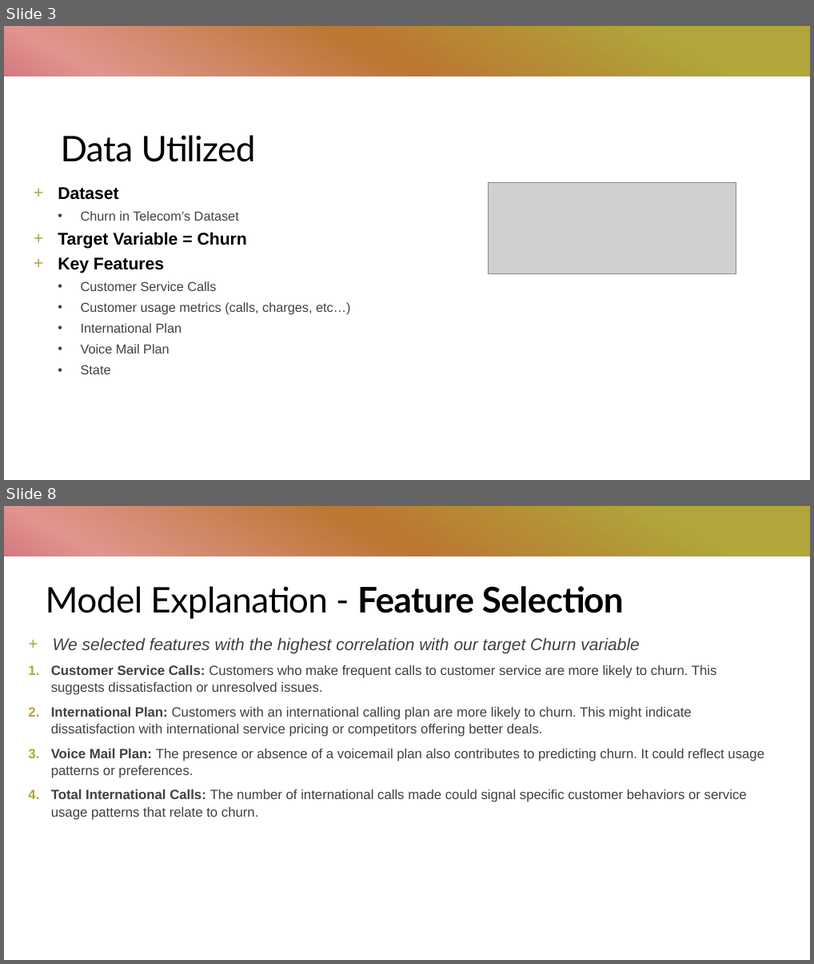
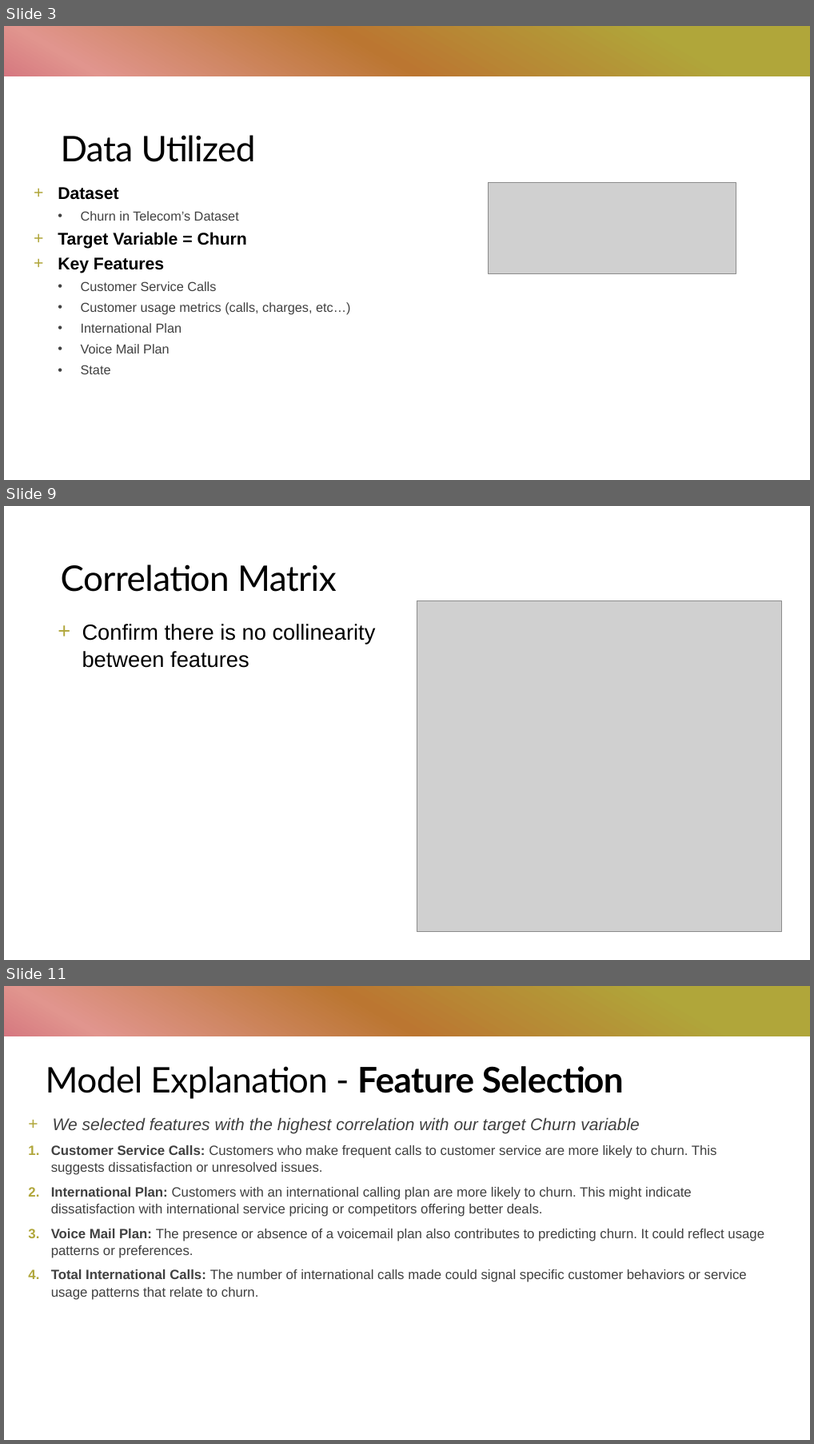
Before and after one commit to alecs1523/telecom_customer_churn, a slide deck: customer_churn_anlaysis.pptx. Shown one above the other, each under a label of ours: slides 3 and 8 before the commit, slides 3, 9 and 11 after it; the slides between them are not shown. The pictures are 814x964 and 814x1444 pixels, drawn with LibreOffice and Linux fonts; fonts in the diff are those of the drawing; grey boxes stand for pictures. Boxes give left, top, right and bottom in pixels: in the first picture for what was removed or moved away, otherwise in the second. Text is boxed around its words. In the diff, an @@ line names an element or a change of style, - is before the commit and + after.

```diff
--- a/customer_churn_anlaysis.pptx
+++ b/customer_churn_anlaysis.pptx
@@ slide 9 added at bbox=[4, 506, 810, 960], background #FFFFFF; not listed: 1 template element that a slide beside it also shows @@
@@ rectangle added at bbox=[4, 506, 810, 960], fill #FFFFFF @@
@@ title added at bbox=[61, 564, 337, 592], 42 pt, text #000000 @@
+Correlation Matrix
@@ picture added at bbox=[417, 600, 782, 932] @@
@@ text added at bbox=[82, 624, 376, 668], 26 pt, text #000000 @@
++ Confirm there is no collinearity between features
@@ what was slide 8 is now slide 11 @@
```
Also in this commit, not shown: 4 slides changed, 2 other slides added, 1 other file.
